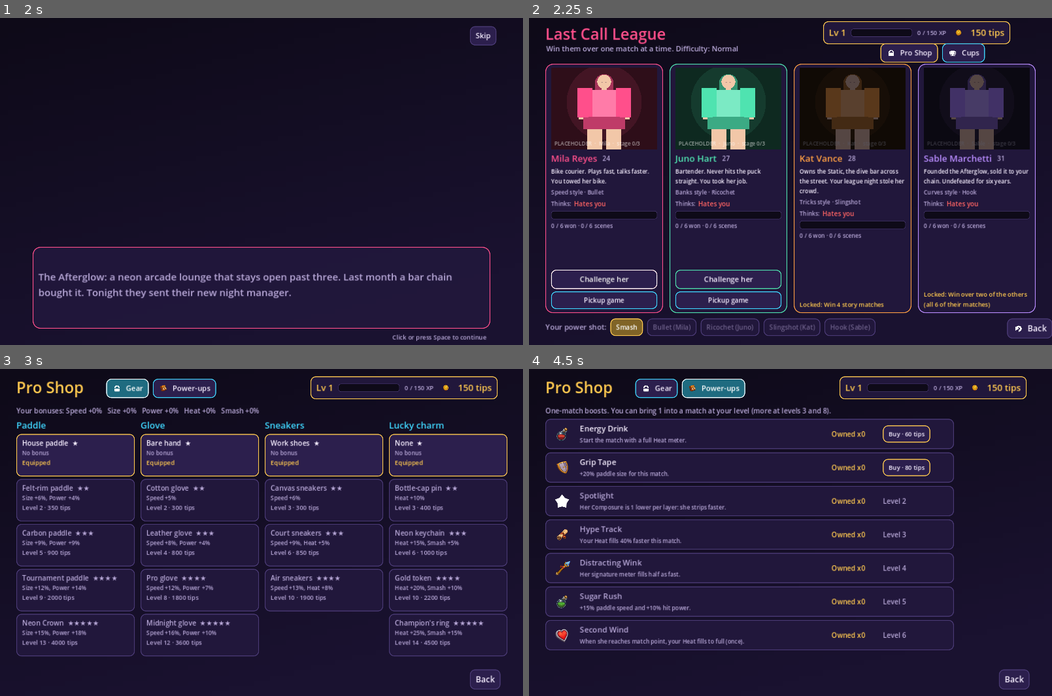
Above: before the commit, frames 1-4 (two rows, left to right).
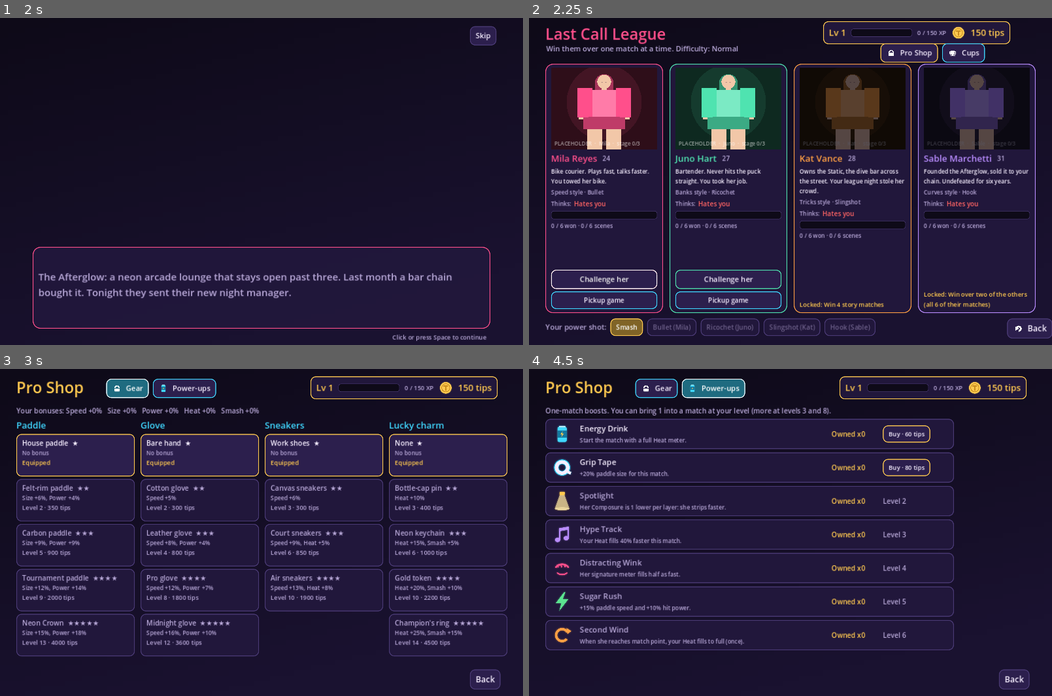
Above: after the commit, the same moments.

Repository: VadimS42/neon-puck
Game: Godot game, scene res://scenes/Main.tscn
The game is run twice, just before and just after one commit, with the same random seed, the same clock (stepped at 60 frames per second) and the same inputs.
Inputs:
- Up to frame 1 (2 s): click "I am 18 or older" at 0.5 s; click "Play" at 1.25 s
- Up to frame 2 (2.25 s): click "Skip" at 2 s
- Up to frame 3 (3 s): click "Pro Shop" at 2.75 s
- Up to frame 4 (4.5 s): click "Gear" at 3.5 s; click "Power-ups" at 4.25 s

Frame 1 is identical in both runs. In frame 2, less than 0.1% of the frame differs, in the area x 80-84%, y 2-7%; in frame 3, less than 0.1%; in frame 4, 0.8%, in the area x 4-87%, y 3-84%.

Commit message:
Replace fantasy icons with flat neon icons drawn for Neon Puck
Drops the Ravenmore set (coin, hearts, potions, etc.). tools/make_icons.py
draws the tips coin, hearts and power-up icons in the game's neon style.

Co-Authored-By: Claude Opus 5.5 <noreply@anthropic.com>
Claude-Session: https://claude.ai/code/session_01TeVA9ZuivtPFizb4WN4XM8

Diff:
--- a/data/progression.json
+++ b/data/progression.json
@@ -15,13 +15,13 @@
   },
   "powerup_slots": [ { "level": 1, "slots": 1 }, { "level": 3, "slots": 2 }, { "level": 8, "slots": 3 } ],
   "powerups": [
-    { "id": "energy",   "name": "Energy Drink",  "icon": "PotionRed", "price": 60,  "level": 1, "desc": "Start the match with a full Heat meter." },
-    { "id": "grip",     "name": "Grip Tape",     "icon": "ShieldSmallT2", "price": 80,  "level": 1, "desc": "+20% paddle size for this match." },
-    { "id": "spotlight","name": "Spotlight",     "icon": "star", "price": 120, "level": 2, "desc": "Her Composure is 1 lower per layer: she strips faster." },
-    { "id": "hype",     "name": "Hype Track",    "icon": "Scroll", "price": 90,  "level": 3, "desc": "Your Heat fills 40% faster this match." },
-    { "id": "wink",     "name": "Distracting Wink", "icon": "WandT2", "price": 110, "level": 4, "desc": "Her signature meter fills half as fast." },
-    { "id": "sugar",    "name": "Sugar Rush",    "icon": "PotionGreen", "price": 100, "level": 5, "desc": "+15% paddle speed and +10% hit power." },
-    { "id": "comeback", "name": "Second Wind",   "icon": "HeartFull", "price": 140, "level": 6, "desc": "When she reaches match point, your Heat fills to full (once)." }
+    { "id": "energy",   "name": "Energy Drink",  "icon": "energy", "price": 60,  "level": 1, "desc": "Start the match with a full Heat meter." },
+    { "id": "grip",     "name": "Grip Tape",     "icon": "grip", "price": 80,  "level": 1, "desc": "+20% paddle size for this match." },
+    { "id": "spotlight","name": "Spotlight",     "icon": "spotlight", "price": 120, "level": 2, "desc": "Her Composure is 1 lower per layer: she strips faster." },
+    { "id": "hype",     "name": "Hype Track",    "icon": "hype", "price": 90,  "level": 3, "desc": "Your Heat fills 40% faster this match." },
+    { "id": "wink",     "name": "Distracting Wink", "icon": "wink", "price": 110, "level": 4, "desc": "Her signature meter fills half as fast." },
+    { "id": "sugar",    "name": "Sugar Rush",    "icon": "sugar", "price": 100, "level": 5, "desc": "+15% paddle speed and +10% hit power." },
+    { "id": "comeback", "name": "Second Wind",   "icon": "comeback", "price": 140, "level": 6, "desc": "When she reaches match point, your Heat fills to full (once)." }
   ],
   "gear_slots": [
     { "id": "paddle", "name": "Paddle" },
--- a/scripts/ArtAssets.gd
+++ b/scripts/ArtAssets.gd
@@ -23,8 +23,8 @@
 	return null
 
 
-## UI icon: res://art/ui/icons/<name>.png (the Kenney and Ravenmore icons
-## brought over from Charm Combo; see data/credits.txt).
+## UI icon: res://art/ui/icons/<name>.png (Kenney CC0 icons from Charm Combo
+## plus our own from tools/make_icons.py; see data/credits.txt).
 static func icon(name: String) -> Texture2D:
 	return _try("res://art/ui/icons/%s.png" % name)
 
--- a/scripts/UI.gd
+++ b/scripts/UI.gd
@@ -148,7 +148,7 @@
 	bar.add_theme_stylebox_override("fill", f)
 	h.add_child(bar)
 	h.add_child(label("MAX" if maxed else "%d / %d XP" % [GameState.xp, GameState.xp_to_next()], 15, INK_SOFT))
-	var coin := ArtAssets.icon("Coin")
+	var coin := ArtAssets.icon("coin")
 	if coin:
 		var ci := TextureRect.new()
 		ci.texture = coin
--- a/scripts/screens/CreditsScreen.gd
+++ b/scripts/screens/CreditsScreen.gd
@@ -1,5 +1,5 @@
-## CreditsScreen.gd: shows data/credits.txt. The music (CC BY 4.0) and the
-## Ravenmore icons need their credit shown, so keep this screen reachable.
+## CreditsScreen.gd: shows data/credits.txt. The music needs its
+## credit shown (CC BY 4.0), so keep this screen reachable.
 class_name CreditsScreen
 extends Control
 
--- a/scripts/screens/MatchScreen.gd
+++ b/scripts/screens/MatchScreen.gd
@@ -479,8 +479,8 @@
 	else:
 		for i in rules.composure_per_layer:
 			var full := i < rules.composure
-			if ArtAssets.icon("HeartFull"):
-				composure_box.add_child(UI.icon_rect("HeartFull" if full else "HeartEmpty", 34))
+			if ArtAssets.icon("heart_full"):
+				composure_box.add_child(UI.icon_rect("heart_full" if full else "heart_empty", 30))
 			else:
 				composure_box.add_child(UI.label("♥" if full else "♡", 20, col if full else UI.LINE))
 	for i in layer_rows.size():
--- a/scripts/screens/ShopScreen.gd
+++ b/scripts/screens/ShopScreen.gd
@@ -29,7 +29,7 @@
 	add_child(tabs)
 	for k in [["gear", "Gear"], ["powerups", "Power-ups"]]:
 		var key: String = k[0]
-		var b := UI.button(k[1], func(): _tab(key), 18, UI.CYAN, "shoppingBasket" if key == "gear" else "Backpack")
+		var b := UI.button(k[1], func(): _tab(key), 18, UI.CYAN, "shoppingBasket" if key == "gear" else "energy")
 		b.toggle_mode = true
 		tabs.add_child(b)
 		tab_btns[key] = b
Binary file removed: art/ui/icons/Backpack.png
Binary file removed: art/ui/icons/Coin.png
Binary file removed: art/ui/icons/HeartEmpty.png
Binary file removed: art/ui/icons/HeartFull.png
Binary file removed: art/ui/icons/PotionGreen.png
Binary file removed: art/ui/icons/PotionRed.png
Binary file removed: art/ui/icons/Scroll.png
Binary file removed: art/ui/icons/ShieldSmallT2.png
Binary file removed: art/ui/icons/WandT2.png
Binary file added: art/ui/icons/coin.png
Not shown, changed: art/ui/icons/coin.png.import
Binary file added: art/ui/icons/comeback.png
(and 18 more such lines)
